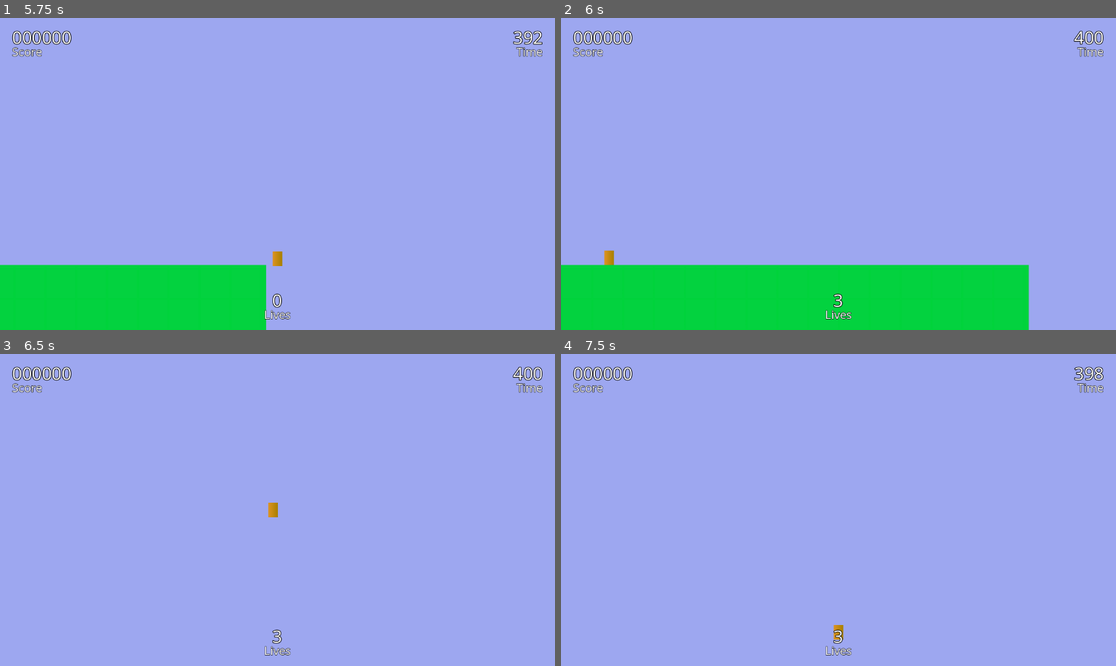
Above: before the commit, frames 1-4 (two rows, left to right).
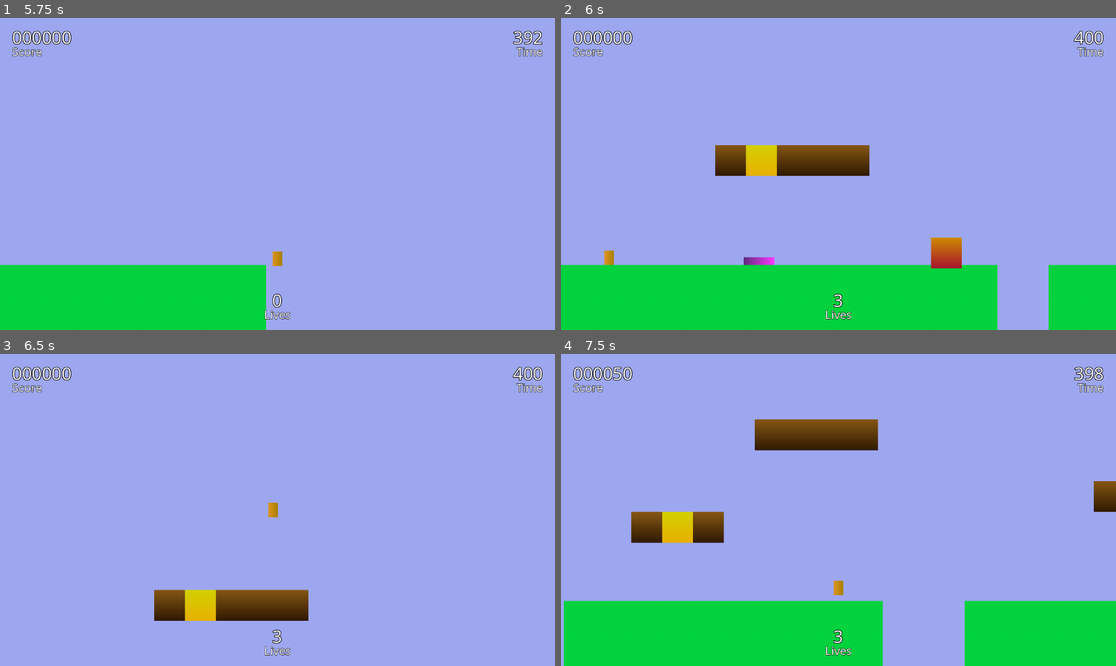
Above: after the commit, the same moments.

Repository: Alexxx180/Lemurio
Game: Godot game, scene res://assets/levels/1/2/level.tscn
Two runs of this game, one before a commit and one after it. Both use one fixed random seed, a clock stepped at 60 frames per second and the inputs below. This scene is started directly instead of the project's main scene.
Inputs:
- Up to frame 1 (5.75 s): tap Enter at 0.5, 3.5 s; hold Right (move_right) 0.53-2.03 s; tap Space (jump) at 0.77, 1.25, 1.52, 3.02, 3.77, 4.25, 4.52 s; hold Left (move_left) 2.03-4.28 s; hold Right (move_right) from 4.28 s (still down)
- Up to frame 2 (6 s): keep holding Right (move_right)
- Up to frame 3 (6.5 s): keep holding Right (move_right); tap Space (jump) at 6.02 s
- Up to frame 4 (7.5 s): keep holding Right (move_right); tap Space (jump) at 6.77 s

Frame 1 is identical in both runs. In frame 2, 7.2% of the frame differs, in the area x 27-100%, y 40-100%; in frame 3, 2.8%; in frame 4, 22%, in the area x 0-100%, y 4-100%.

Commit message:
most of the game done

Diff:
--- a/assets/actors/interactables/bonuses/box/box.gd
+++ b/assets/actors/interactables/bonuses/box/box.gd
@@ -21,8 +21,6 @@
 
 func _bonus() -> void:
 	if entity != null:
-		print("INSTANCE!")
 		var bonus: Area2D = entity.instantiate()
 		add_child(bonus)
 		bonus.appear()
-		#bonus.position -= Vector2(0, 64)
--- a/assets/actors/interactables/borders/finish/finish.gd
+++ b/assets/actors/interactables/borders/finish/finish.gd
@@ -1,15 +1,17 @@
 extends Node
+
+class_name Finisher
 
 const assets: String = "res://assets/levels/%d/%d/level.tscn"
 
-func _level(no: int) -> Vector2i:
-	return Vector2i(no / 10 % 10, no % 10)
+static func entry() -> String: return assets % [1, 1]
 
-func _finish(hero: CharacterBody2D) -> void:
+func _level(no: int) -> Vector2i: return Vector2i(no / 10 % 10, no % 10)
+
+func _finish(_hero: CharacterBody2D) -> void:
 	var current: String = get_tree().current_scene.scene_file_path
 	var level: Vector2i = _level(current.to_int() + 1)
 	var path: String = assets % [level.x, level.y]
 
 	if ResourceLoader.exists(path):
 		get_tree().call_deferred("change_scene_to_file", path)
-		#print("IT IS WORKING: ", hero.name)
--- a/assets/actors/player/hero.gd
+++ b/assets/actors/player/hero.gd
@@ -18,14 +18,19 @@
 	stats.score.on_changed.connect(Global.score)
 	detectors.set_control_entity(self)
 
-func _reload() -> void:
-	get_tree().call_deferred("reload_current_scene")
+func _reload(tree: SceneTree) -> void:
+	tree.call_deferred("reload_current_scene")
 
-func restart(lives: int) -> void:
-	if lives < 0: _reload()
+func _reset() -> void:
+	var tree: SceneTree = get_tree()
+	var first: String = Finisher.entry()
+	if tree.current_scene.scene_file_path == first:
+		_reload(tree)
+	else:
+		tree.call_deferred("change_scene_to_file", first)
 
-func time_up(time: int) -> void:
-	if time <= 0: _reload()
+func restart(lives: int) -> void: if lives < 0: _reset()
+func time_up(time: int) -> void: if time <= 0: _reload(get_tree())
 
 func _time_tick() -> void:
 	stats.time.value -= 1
--- a/assets/actors/player/hero/detectors/body/body.gd
+++ b/assets/actors/player/hero/detectors/body/body.gd
@@ -6,7 +6,7 @@
 
 @export var _invincible: bool = false
 
-func _hit(enemy: CharacterBody2D) -> void:
+func _hit(_enemy: CharacterBody2D) -> void:
 	if _invincible: return
 	_invincible = true
 	hero.stats.lives.value -= 1
